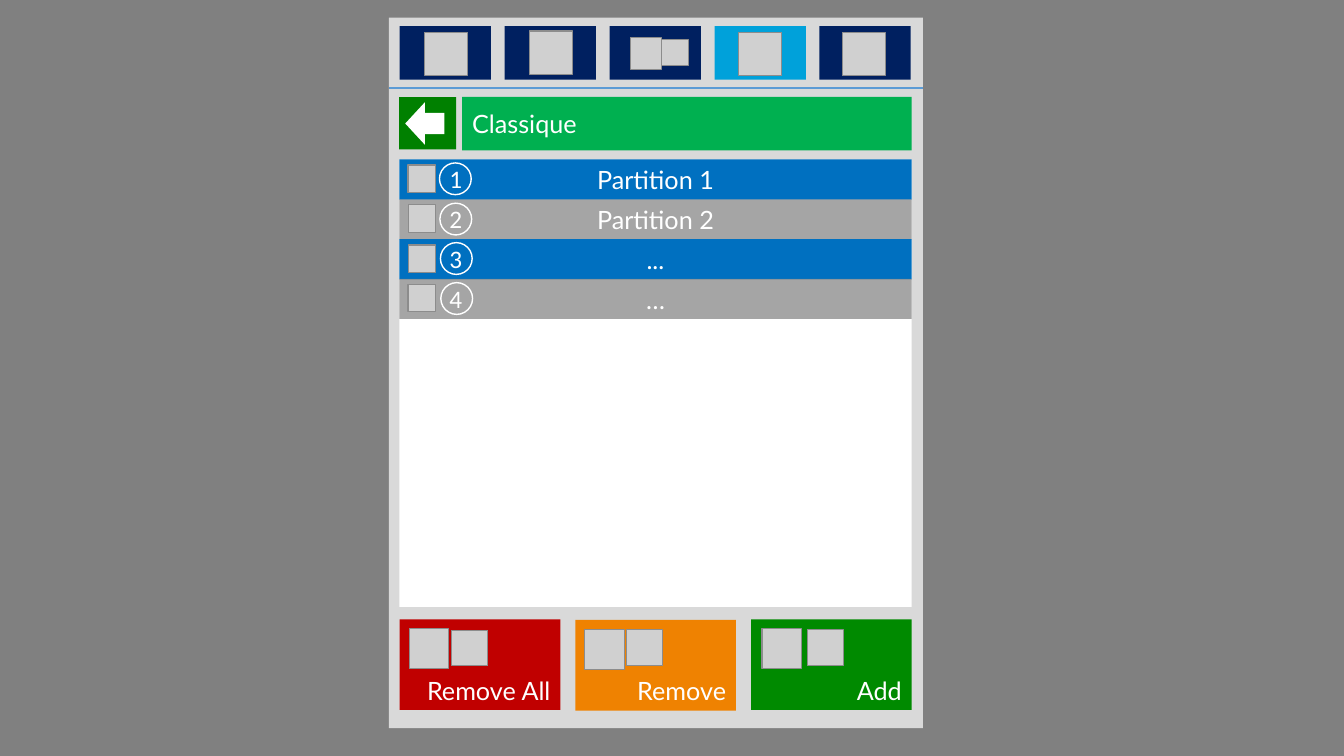
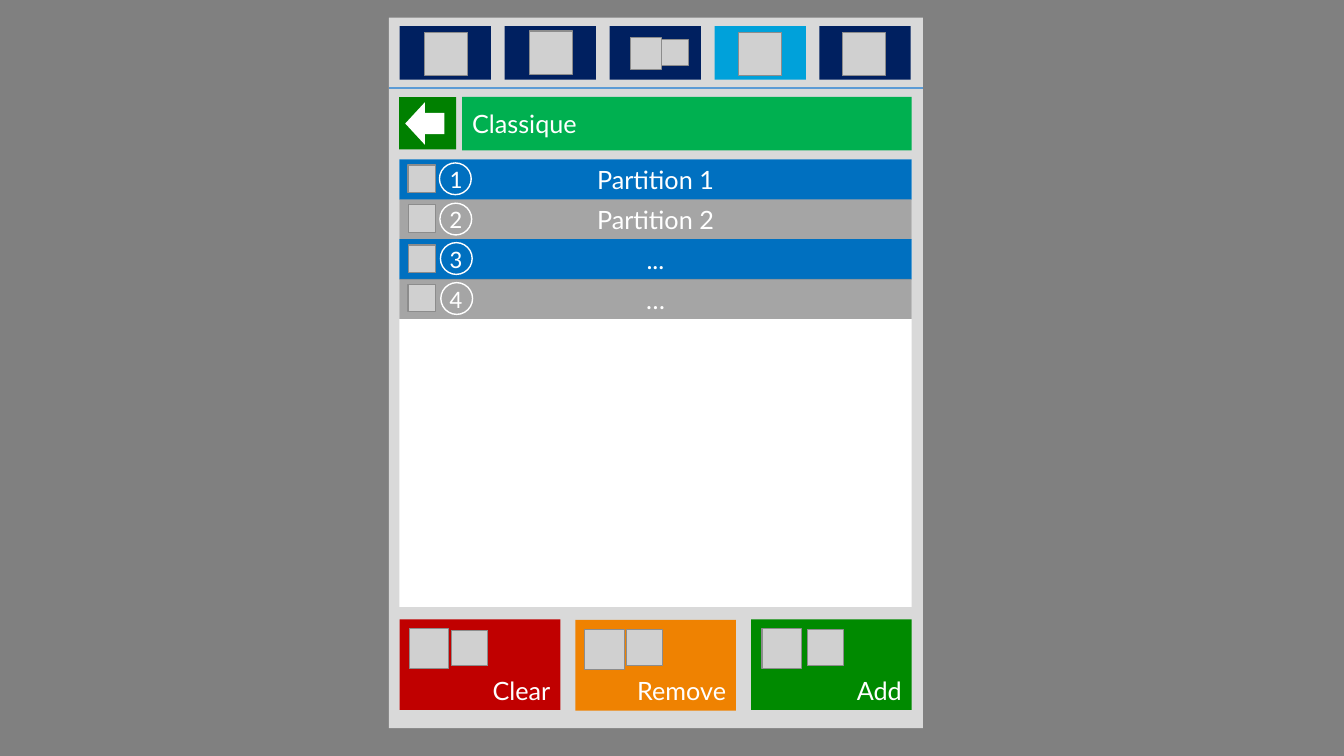
Before and after one commit to QuentinSalomon/TB, a slide deck: slide 7 of Administratif/Visuel/Visuel.pptx (slide 8 before the commit). Drawn at 1344x756 pixels with LibreOffice and Linux fonts; fonts in the diff are those of the drawing; grey boxes stand for pictures. Boxes give left, top, right and bottom in pixels: in the first picture for what was removed or moved away, otherwise in the second. Text is boxed around its words. In the diff, an @@ line names an element or a change of style, - is before the commit and + after.

```diff
--- a/Administratif/Visuel/Visuel.pptx
+++ b/Administratif/Visuel/Visuel.pptx
@@ text in rectangle at <box>493,681,551,701</box>: text changed @@
-Remove All
+Clear
```
Also in this commit, not shown: 1 other slide changed, 1 slide removed, 31 other files.
